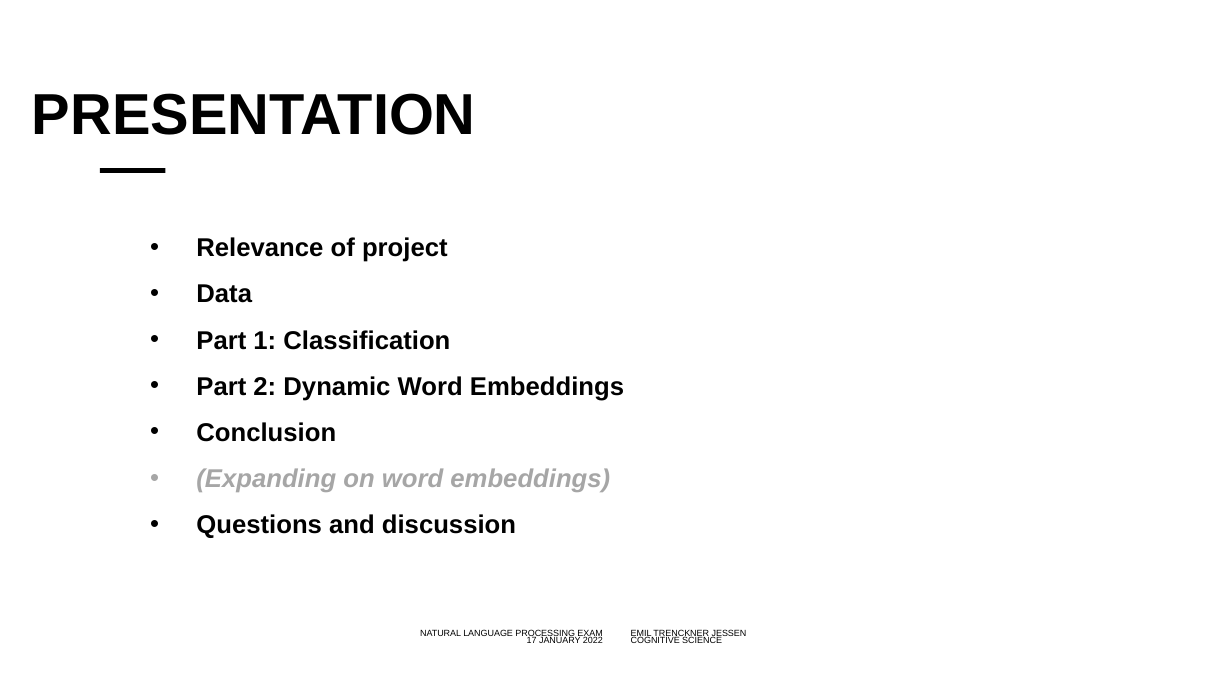
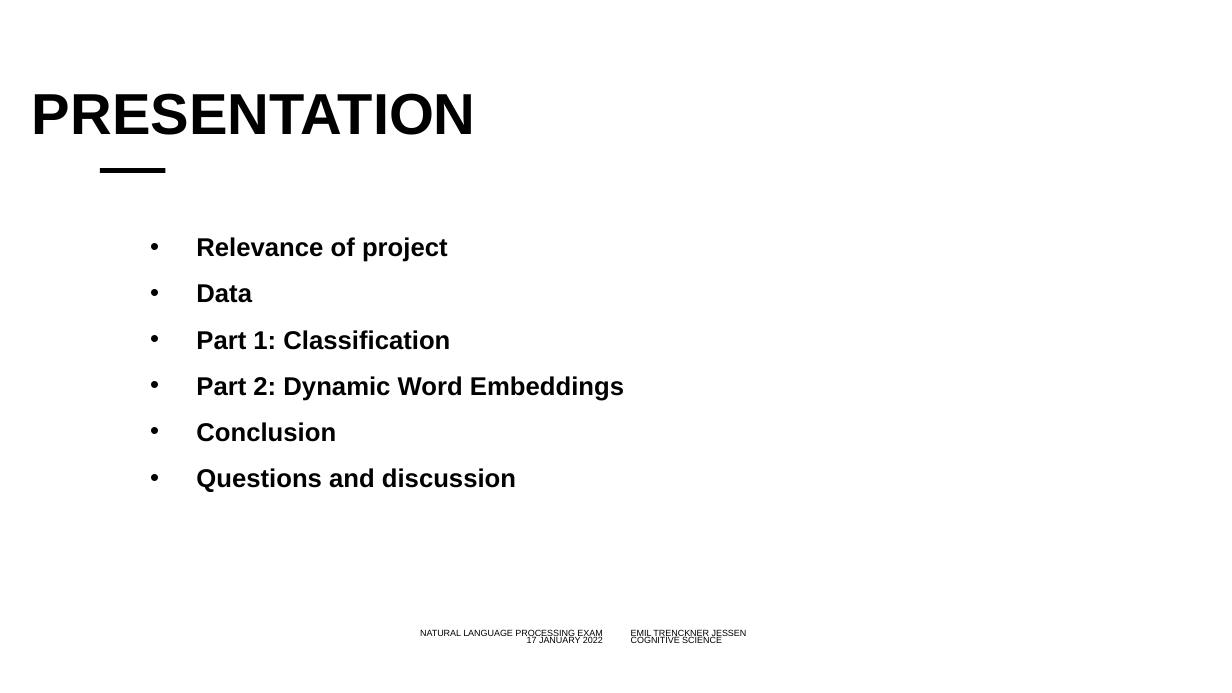
Before and after one commit to emiltj/NLP_oral_backup, a slide deck: slide 2 of Oral presentation/NLP.pptx. Drawn at 1232x693 pixels with LibreOffice and Linux fonts; fonts in the diff are those of the drawing; background and template pictures are left out. Boxes give left, top, right and bottom in pixels: in the first picture for what was removed or moved away, otherwise in the second. Text is boxed around its words. In the diff, an @@ line names an element or a change of style, - is before the commit and + after.

```diff
--- a/Oral presentation/NLP.pptx
+++ b/Oral presentation/NLP.pptx
@@ text at <box>196,468,610,492</box>: paragraph removed @@
-• (Expanding on word embeddings)
```
Also in this commit, not shown: 16 other slides changed, 1 slide added, 1 other file.
